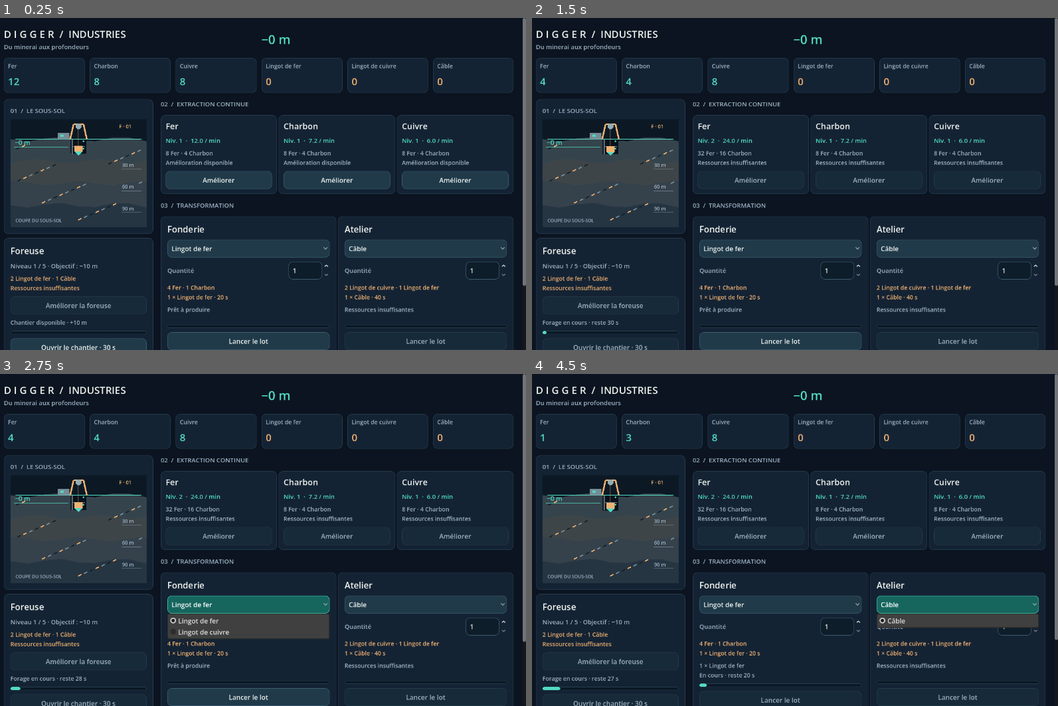
Above: before the commit, frames 1-4 (two rows, left to right).
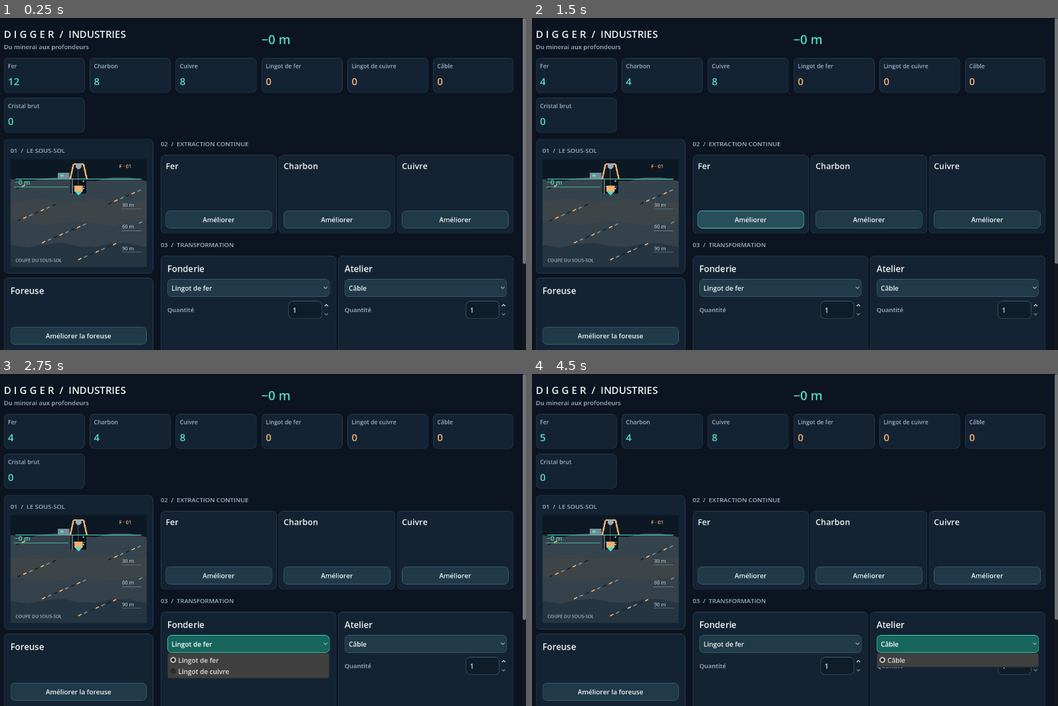
Above: after the commit, the same moments.

Repository: devjonathan1999-del/Project-Digger
Game: Godot game, scene res://scenes/main.tscn
Two runs of this game, one before a commit and one after it. Both use one fixed random seed, a clock stepped at 60 frames per second and the inputs below.
Inputs (mouse positions are in pixels of both pictures, inside the frame that each line leads up to):
- Up to frame 1 (0.25 s): no input
- Up to frame 2 (1.5 s): click (610, 346) at 0.5 s, where only the run before the commit has a clickable "Ouvrir le chantier · 30 s"; click "Améliorer" at 1.25 s
- Up to frame 3 (2.75 s): click "Lingot de fer" at 2 s
- Up to frame 4 (4.5 s): click (610, 692) at 2.75 s, where only the run after the commit has a clickable "Améliorer la foreuse"; click (779, 696) at 3.5 s, where only the run before the commit has a clickable "Lancer le lot"; click "Câble" at 4.25 s

The runs differ from the first frame. In frame 1, 15% of the frame differs, in the area x 0-100%, y 24-100%; in frame 2, 15%; in frame 3, 20%; in frame 4, 18%.
Error after the commit: Invalid access to property or key 'crystal' on a base object of type 'Dictionary'. (res://src/industry/ui/industry_screen.gd:169)

Commit message:
feat: add crystal to progression schema

Diff:
--- a/src/industry/industry_catalog.gd
+++ b/src/industry/industry_catalog.gd
@@ -8,6 +8,7 @@
     "iron_ingot": {"label": "Lingot de fer", "raw": false},
     "copper_ingot": {"label": "Lingot de cuivre", "raw": false},
     "cable": {"label": "Câble", "raw": false},
+    "crystal": {"label": "Cristal brut", "raw": true},
 }
 
 const MINES: Dictionary = {
